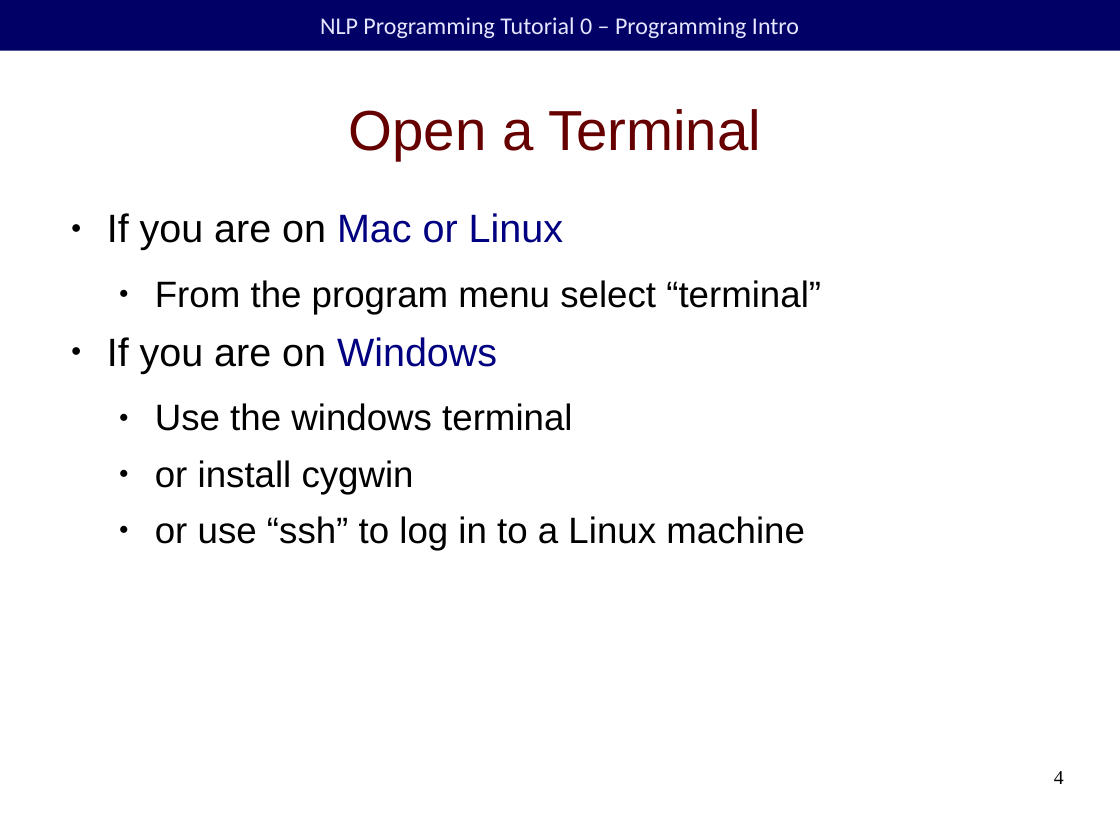
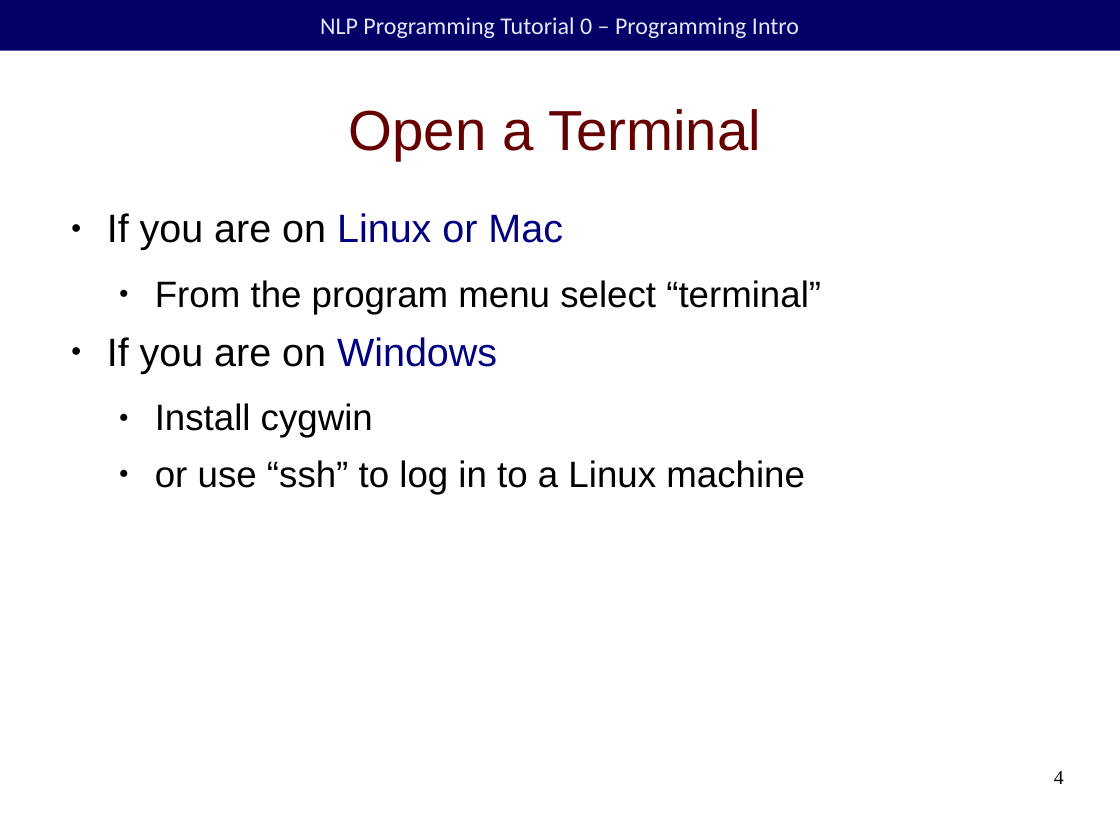
Before and after one commit to duffrind/nlppractice, a slide deck: slide 4 of 00-intro/nlp-programming-en-00-intro.odp. Drawn at 1120x840 pixels with LibreOffice and Linux fonts; fonts in the diff are those of the drawing; background and template pictures are left out. Boxes give left, top, right and bottom in pixels: in the first picture for what was removed or moved away, otherwise in the second. Text is boxed around its words. In the diff, an @@ line names an element or a change of style, - is before the commit and + after.

```diff
--- a/00-intro/nlp-programming-en-00-intro.odp
+++ b/00-intro/nlp-programming-en-00-intro.odp
@@ text at (x1=107, y1=213, x2=563, y2=250): text changed @@
-● If you are on Mac or Linux
+● If you are on Linux or Mac
@@ text at (x1=155, y1=403, x2=373, y2=438): text changed @@
-  ● Use the windows terminal
-  ● or install cygwin
+  ● Install cygwin
```
Also in this commit, not shown: 1 other slide changed, 5 slides added, 4 other files.
